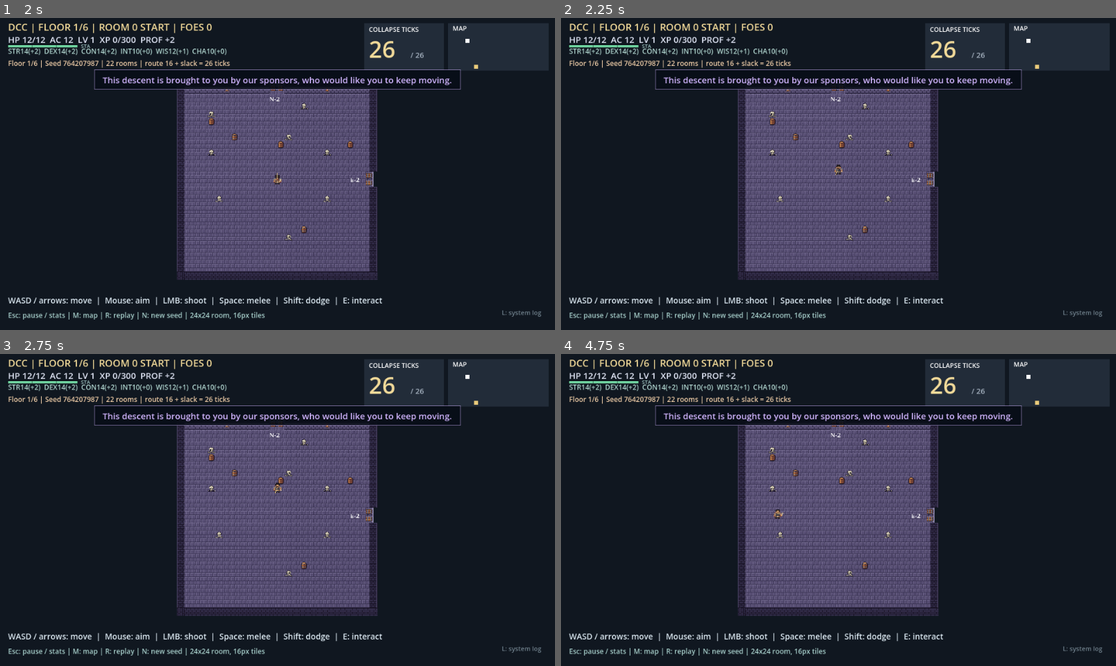
Above: before the commit, frames 1-4 (two rows, left to right).
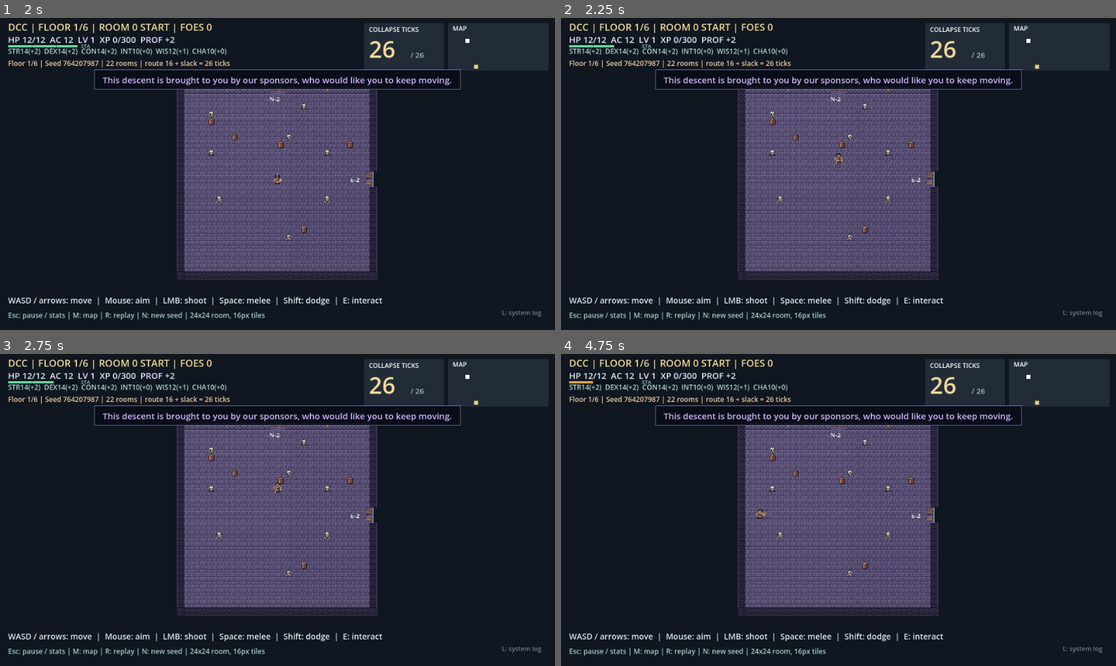
Above: after the commit, the same moments.

Repository: DrFlGd/DCC-Game
Game: Godot game, scene res://scenes/Main.tscn
Same seed, same stepped clock (60 frames per second), same inputs: the game is played once before the commit and once after it.
Inputs (mouse positions are in pixels of both pictures, inside the frame that each line leads up to):
- Up to frame 1 (2 s): click (249, 180) at 0.52 s; type "12" at 0.6 s; click "New run" at 1.25 s
- Up to frame 2 (2.25 s): tap Enter at 2 s; move the mouse to (810, 236) at 2.02 s; hold W (move_up) from 2.03 s (still down); tap Shift (dodge) at 2.1 s
- Up to frame 3 (2.75 s): keep holding W (move_up)
- Up to frame 4 (4.75 s): tap R (restart_seed) at 2.75, 3.5 s; move the mouse to (1005, 556) at 2.77 s; tap Shift (dodge) at 2.85, 3.8, 4.55 s; move the mouse to (672, 463) at 3.52 s; release W (move_up) at 3.53 s; press the mouse at (672, 463) at 3.53 s; hold A (move_left) from 3.53 s (still down); move the mouse to (866, 510) at 4.27 s; release the mouse at (866, 510) at 4.28 s; tap E (interact) at 4.35 s

Frame 1 is identical in both runs. In frame 2, 0.1% of the frame differs, in the area x 9-51%, y 8-51%; in frame 3, less than 0.1%; in frame 4, 0.2%, in the area x 1-41%, y 8-53%.

Commit message:
feat(rooms): D-07 door lock, unreachable-enemy failsafe and room-clear moment
DoorLock seals normal/elite/boss/trap-with-hostiles rooms 0.5 s after entry
once the crawler is 24 px from every doorway, refuses _enter_neighbor while
sealed (grace unlock wins), opens on room_cleared, and despawns hostiles with
no path to the crawler after 15 s without damage. Game wires dodge input,
stamina regen, the movement penalty and hit-stop into its frame. The
announcer gets four room_cleared lines.

Co-Authored-By: Claude Opus 5.5 <noreply@anthropic.com>
Claude-Session: https://claude.ai/code/session_01EM63T54v9FzWKhwMLGhyYJ

Diff:
--- a/game/data/announcer.json
+++ b/game/data/announcer.json
@@ -303,6 +303,12 @@
       {"text": "New hazard deployed. We call it 'interactive scenery'.", "weight": 1.0, "priority": 2, "cooldown_seconds": 20, "once_per_run": false, "category": "warning"},
       {"text": "Something nasty just appeared. It was not in the brochure.", "weight": 1.0, "priority": 2, "cooldown_seconds": 20, "once_per_run": false, "category": "warning"},
       {"text": "Hazard online. Please treat it as a suggestion to leave.", "weight": 1.0, "priority": 2, "cooldown_seconds": 20, "once_per_run": false, "category": "warning"}
+    ],
+    "room_cleared": [
+      {"text": "Room clear. The doors have agreed to resume being doors.", "weight": 1.0, "priority": 2, "cooldown_seconds": 8, "once_per_run": false, "category": "celebration"},
+      {"text": "Hostiles processed. Please collect your dignity on the way out.", "weight": 1.0, "priority": 2, "cooldown_seconds": 8, "once_per_run": false, "category": "celebration"},
+      {"text": "Area secured. Our insurers would like a word about the mess.", "weight": 1.0, "priority": 2, "cooldown_seconds": 8, "once_per_run": false, "category": "sponsor"},
+      {"text": "Clear! The audience at home has upgraded you to 'mildly interesting'.", "weight": 1.0, "priority": 2, "cooldown_seconds": 8, "once_per_run": false, "category": "celebration"}
     ]
   }
 }
--- a/game/scripts/core/announcer_lines.gd
+++ b/game/scripts/core/announcer_lines.gd
@@ -22,7 +22,7 @@
     "player_damaged_big", "boss_room_entered", "boss_defeated", "floor_cleared", "ticks_low",
     "grace_started", "grace_stabilised", "run_ended.defeated", "run_ended.collapsed",
     "run_ended.victory", "run_ended.abandoned", "idle", "chest_opened", "shrine_used",
-    "guild_rested", "achievement_unlocked", "hazard_spawned"]
+    "guild_rested", "achievement_unlocked", "hazard_spawned", "room_cleared"]
 const OPTIONAL_TRIGGERS := ["run_ended.abandoned", "hazard_spawned"]
 ## Triggers that fire often enough to need at least COMMON_MINIMUM variants.
 ## Every other required trigger needs REQUIRED_MINIMUM.
--- /dev/null
+++ b/game/scripts/door_lock.gd
@@ -0,0 +1,246 @@
+extends Node
+## DoorLock: the D-07 door lock (COMBAT_AND_RPG §9, GAME_DESIGN §3.3).
+##
+## Child of Game (created by Game._ready, like CollapseClock). Game calls
+## update() every simulated RUNNING frame and asks is_locked() before a door
+## transition; RoomRenderer reads `visual` to draw sealed doors and the HUD
+## shows prompt().
+##
+## - Locking kinds (`feel.door_lock.locking_kinds`): normal, elite, boss, and
+##   trap when it holds hostiles. start / guild_hall / exit / treasure /
+##   shrine never lock.
+## - Doors seal `delay` (0.5 s) after entry, once the crawler is `inset`
+##   (24 px) away from every doorway of the room.
+## - They open on `room_cleared` (summons count: Combat only clears the room
+##   when summoner and summons are all dead), whenever the collapse grace runs
+##   (CollapseClock.doors_unlocked() wins over the lock), and through the
+##   failsafe: `failsafe_seconds` (15 s) in which no hostile has a grid path to
+##   the crawler and no damage was dealt either way despawns them, with no XP,
+##   a push_warning and the `failsafe_despawns` telemetry counter.
+## - Clearing a locking room is the room-clear moment: a forced hit-stop, the
+##   HUD "ROOM CLEAR" flourish, the doors fading open and the announcer's
+##   `room_cleared` line.
+const Enemies = preload("res://scripts/enemy_system.gd")
+const Contents = preload("res://scripts/room_contents.gd")
+
+const DEFAULTS := {"delay": 0.5, "inset": 24.0, "failsafe_seconds": 15.0,
+    "locking_kinds": ["normal", "elite", "boss", "trap"]}
+const NEVER_LOCK := ["start", "guild_hall", "exit", "treasure", "shrine"]
+const PROMPT := "Sealed until clear"
+const PATH_CHECK_SECONDS := 0.25
+const BUMP_SECONDS := 1.2
+## Seconds for the door tint to fade in (sealing) and out (opening).
+const CLOSE_FADE := 0.15
+const OPEN_FADE := 0.5
+
+var game
+var config: Dictionary = DEFAULTS.duplicate(true)
+var room_id := -1
+var kind := ""
+## The current room locks: its kind locks and it held hostiles on entry.
+var lockable := false
+var locked := false
+var since_entry := 0.0
+## Seconds of "no path and no damage" so far (failsafe).
+var failsafe := 0.0
+## 0 = open .. 1 = sealed; animated toward is_locked() for the renderer.
+var visual := 0.0
+## Seconds the "Sealed until clear" prompt stays up after bumping a door.
+var bump := 0.0
+var _path_timer := 0.0
+var _unreachable := false
+var _damage_seen := false
+
+
+func setup(game_node) -> void:
+    game = game_node
+    config = DEFAULTS.duplicate(true)
+    config.merge(RunState.config.get("feel", {}).get("door_lock", {}), true)
+    _connect(Events.room_entered, _on_room_entered)
+    _connect(Events.room_cleared, _on_room_cleared)
+    _connect(Events.grace_started, _on_grace_started)
+    _connect(Events.enemy_damaged, _on_enemy_damaged)
+    _connect(Events.player_damaged, _on_player_damaged)
+
+
+## True when a room of `kind` holding `enemies` locks its doors.
+static func kind_locks(room_kind: String, enemies: Array, kinds: Array) -> bool:
+    if NEVER_LOCK.has(room_kind) or not kinds.has(room_kind):
+        return false
+    for foe in enemies:
+        if int(foe.get("hp", 0)) > 0:
+            return true
+    return false
+
+
+## True when `pos` is at least `inset` px from every linked doorway.
+static func is_inside(pos: Vector2, links: Dictionary, inset: float) -> bool:
+    for direction in links.keys():
+        var portal: Vector2 = Enemies.PORTAL_CENTERS.get(String(direction), Vector2.INF)
+        if portal != Vector2.INF and pos.distance_to(portal) < inset:
+            return false
+    return true
+
+
+## True when no enemy in `enemies` has a grid path (4-neighbour, plain
+## walkable cells, as the enemy pathfinder's fallback) to the crawler's cell.
+static func hostiles_unreachable(enemies: Array, blocked: Dictionary, player_pos: Vector2) -> bool:
+    var start: Vector2i = Contents.cell_of(player_pos)
+    if not Contents.is_walkable(start, blocked):
+        return false
+    var reach: Dictionary = Enemies.flood(blocked, [start], 0.0)
+    for foe in enemies:
+        var cell: Vector2i = Contents.cell_of(Vector2(foe["pos"]))
+        if reach.has(cell):
+            return false
+        for step in Contents.DIRECTIONS:
+            if reach.has(cell + step):
+                return false
+    return true
+
+
+## Doors are sealed now (grace always opens them).
+func is_locked() -> bool:
+    if not locked:
+        return false
+    return game == null or game.clock == null or not game.clock.doors_unlocked()
+
+
+## HUD prompt while the crawler pushes against a sealed door.
+func prompt() -> String:
+    return PROMPT if bump > 0.0 and is_locked() else ""
+
+
+## Game calls this when a transition was refused because the doors are sealed.
+func bump_door() -> void:
+    if bump <= 0.0:
+        Events.say("Sealed until clear.", "combat")
+    bump = BUMP_SECONDS
+
+
+## Advances the lock, the failsafe and the door animation. Game calls this
+## only while RUNNING and outside hit-stop.
+func update(delta: float) -> void:
+    bump = maxf(0.0, bump - delta)
+    var target: float = 1.0 if is_locked() else 0.0
+    var fade: float = CLOSE_FADE if target > visual else OPEN_FADE
+    visual = move_toward(visual, target, delta / fade)
+    if not lockable or game == null or RunState.current_room_id != room_id:
+        return
+    var foes: Array = RunState.current_room().get("enemies", [])
+    if foes.is_empty():
+        lockable = false
+        if locked:
+            _unlock("cleared")
+        return
+    if RunState.grace_active():
+        if locked:
+            _unlock("grace")
+        return
+    since_entry += delta
+    if not locked:
+        var links: Dictionary = RunState.floor["rooms"][room_id]["neighbors"]
+        if since_entry >= float(config["delay"]) and is_inside(game.player.world_position,
+                links, float(config["inset"])):
+            _lock()
+        return
+    _update_failsafe(delta, foes)
+
+
+func _update_failsafe(delta: float, foes: Array) -> void:
+    _path_timer -= delta
+    if _path_timer <= 0.0:
+        _path_timer = PATH_CHECK_SECONDS
+        _unreachable = hostiles_unreachable(foes, RunState.current_room().get("blocked", {}),
+            game.player.world_position)
+    if _damage_seen or not _unreachable:
+        _damage_seen = false
+        failsafe = 0.0
+        return
+    failsafe += delta
+    if failsafe >= float(config["failsafe_seconds"]):
+        _despawn(foes)
+
+
+## Failsafe: removes every remaining hostile (no XP, no enemy_killed), logs it
+## as a generator bug and opens the doors. A stuck boss still unlocks the exit.
+func _despawn(foes: Array) -> void:
+    var count: int = foes.size()
+    var names: PackedStringArray = []
+    for foe in foes:
+        names.append(String(foe.get("definition", "?")))
+        if bool(foe.get("boss", false)) and not RunState.boss_defeated:
+            RunState.boss_defeated = true
+            Events.boss_defeated.emit(String(foe["definition"]))
+    foes.clear()
+    push_warning("DoorLock failsafe: room %d (%s, floor seed %d) had %d unreachable hostiles %s; despawned." % [
+        room_id, kind, RunState.floor_seed(), count, names])
+    RunState.record_failsafe_despawn(count)
+    Events.say("The System removed %d stuck hostile%s. No XP, no refunds." % [count,
+        "" if count == 1 else "s"], "combat")
+    failsafe = 0.0
+    lockable = false
+    _unlock("failsafe")
+
+
+func _lock() -> void:
+    locked = true
+    failsafe = 0.0
+    _path_timer = 0.0
+    _damage_seen = false
+    Events.doors_locked.emit(room_id)
+    Events.say("Doors sealed. Clear the room.", "combat")
+
+
+func _unlock(reason: String) -> void:
+    locked = false
+    Events.doors_unlocked.emit(room_id, reason)
+
+
+func _on_room_entered(id: int, room_kind: String, _entry: Dictionary, _first: bool) -> void:
+    room_id = id
+    kind = room_kind
+    lockable = kind_locks(room_kind, RunState.current_room().get("enemies", []),
+        config["locking_kinds"])
+    locked = false
+    since_entry = 0.0
+    failsafe = 0.0
+    visual = 0.0
+    bump = 0.0
+    _path_timer = 0.0
+    _unreachable = false
+    _damage_seen = false
+
+
+## The room-clear moment (locking rooms only).
+func _on_room_cleared(id: int) -> void:
+    if id != room_id:
+        return
+    var moment: bool = lockable
+    lockable = false
+    if locked:
+        _unlock("cleared")
+    if not moment or game == null:
+        return
+    game.combat.fx.hitstop_for("room_clear")
+    if game.hud != null and game.hud.has_method("show_room_clear"):
+        game.hud.show_room_clear()
+    Events.announcement_requested.emit("room_cleared", {})
+
+
+func _on_grace_started(_seconds: float) -> void:
+    if locked:
+        _unlock("grace")
+
+
+func _on_enemy_damaged(_instance_id: String, _amount: int, _critical: bool) -> void:
+    _damage_seen = true
+
+
+func _on_player_damaged(_amount: int, _source: String) -> void:
+    _damage_seen = true
+
+
+func _connect(event: Signal, handler: Callable) -> void:
+    if not event.is_connected(handler):
+        event.connect(handler)
--- a/game/scripts/game.gd
+++ b/game/scripts/game.gd
@@ -16,6 +16,9 @@
 ## Wave 2E adds three children created here: CollapseClock (zero-clock grace,
 ## collapse_clock.gd), RoomServices (interactables and trap plates,
 ## room_services.gd) and FloorMap (the M overlay, ui/floor_map.gd).
+## Wave 2D adds DoorLock (D-07 door lock and failsafe, door_lock.gd), the dodge
+## roll (try_dodge), stamina regen, attack movement penalties and hit-stop
+## (Combat.advance_feedback freezes the simulation).
 signal state_changed(previous: int, current: int)
 
 ## RUNNING: simulation ticks. LEVEL_UP / PAUSED: CharacterMenu is modal and the
@@ -51,6 +54,7 @@
 const RoomServices = preload("res://scripts/room_services.gd")
 const FloorMap = preload("res://scripts/ui/floor_map.gd")
 const Announcer = preload("res://scripts/ui/announcer.gd")
+const DoorLock = preload("res://scripts/door_lock.gd")
 
 ## World room bounds; never changes with window size.
 const ROOM := Layout.ARENA
@@ -77,6 +81,8 @@
 var settings
 ## Dungeon-system announcer, achievements, profile and telemetry (Wave 2G).
 var announcer: Announcer
+## D-07 door lock (Wave 2D).
+var door_lock: DoorLock
 
 
 func _ready() -> void:
@@ -110,7 +116,11 @@
     settings.apply_window(get_window())
     announcer = _ensure_child("Announcer", Announcer) as Announcer
     combat.setup(player, catalogue)
+    player.configure(RunState.config.get("feel", {}))
+    door_lock = _ensure_child("DoorLock", DoorLock) as DoorLock
+    door_lock.setup(self)
     renderer.setup(player, combat, null, catalogue)
+    renderer.door_lock = door_lock
     _relayout()
     character_menu.current_resolution = get_window().size
     character_menu.allocation_confirmed.connect(_confirm_stat_allocation)
@@ -245,9 +255,14 @@
 ## the sealed exit refuses). The cost clamps at 0; reaching 0 starts the grace
 ## period after the room swap (CollapseClock), and entries during grace are
 ## free while first-entry grants still apply.
+## Wave 2D (D-07): doors sealed by DoorLock also refuse, until the room is
+## cleared; the grace unlock wins (DoorLock.is_locked() is false during grace).
 func _enter_neighbor(direction: String) -> void:
     var room: Dictionary = RunState.floor["rooms"][RunState.current_room_id]
     if not room["neighbors"].has(direction):
+        return
+    if door_lock.is_locked():
+        door_lock.bump_door()
         return
     var next_id: int = int(room["neighbors"][direction])
     var next_room: Dictionary = RunState.floor["rooms"][next_id]
@@ -335,10 +350,22 @@
     if state != State.RUNNING:
         _redraw()
         return
-    RunState.advance_clock(delta)
-    player.tick_timers(delta)
-    var door: String = player.move(player.read_move_axis() * player.speed * delta,
-        combat.blocked())
+    # Wave 2D: hit-stop freezes the simulation; only the rest of the frame runs.
+    var step: float = combat.advance_feedback(delta)
+    if step <= 0.0:
+        _redraw()
+        return
+    RunState.advance_clock(step)
+    RunState.regen_stamina(step)
+    player.tick_timers(step)
+    var axis: Vector2 = player.read_move_axis()
+    if Input.is_action_just_pressed("dodge"):
+        player.dodge_buffer = float(player.dodge_settings["buffer"])
+    if player.dodge_buffer > 0.0:
+        try_dodge(axis)
+    var change: Vector2 = player.step_dash(step) if player.is_dodging() \
+        else axis * player.speed * combat.player_move_multiplier() * step
+    var door: String = player.move(change, combat.blocked())
     if door != "":
         _enter_neighbor(door)
     if state != State.RUNNING:
@@ -349,23 +376,41 @@
         combat.player_fire()
     if player.try_melee():
         combat.player_melee()
-    combat.update_projectiles(delta)
+    combat.update_projectiles(step)
     # A kill above may have opened the level-up modal; enemies freeze with it.
     if state == State.RUNNING:
-        combat.update_enemies(delta)
+        combat.update_enemies(step)
     # Wave 2E: hazards, plates/prompts and the grace timer, each frozen by modals.
     if state == State.RUNNING:
-        combat.update_hazards(delta)
+        combat.update_hazards(step)
     if state == State.RUNNING:
-        services.update(delta)
+        services.update(step)
     if state == State.RUNNING:
-        clock.update(delta)
+        clock.update(step)
+    if state == State.RUNNING:
+        door_lock.update(step)
     _redraw()
+
+
+## Starts a dodge roll if the crawler can dodge and has the stamina (35 by
+## default). `move_axis` picks the direction (the aim when still). Returns true
+## when the roll started. Skills that dash call player.start_dash() and then
+## combat.on_player_dodged() themselves (see game/README.md "Feel").
+func try_dodge(move_axis: Vector2) -> bool:
+    if state != State.RUNNING or not player.can_dodge():
+        return false
+    if not RunState.spend_stamina(player.dodge_cost):
+        return false
+    combat.on_player_dodged(player.start_dodge(move_axis))
+    return true
 
 
 func _redraw() -> void:
     renderer.queue_redraw()
-    hud.prompt = services.prompt if state == State.RUNNING else ""
+    var shown: String = ""
+    if state == State.RUNNING:
+        shown = door_lock.prompt() if door_lock.prompt() != "" else services.prompt
+    hud.prompt = shown
     hud.refresh()
 
 
Not shown, added: game/scripts/door_lock.gd.uid
